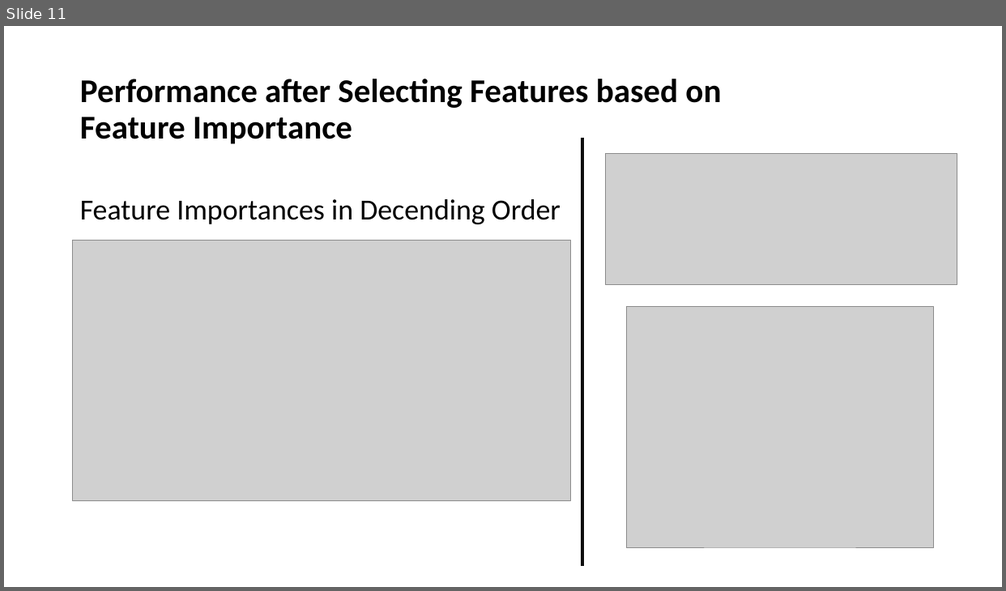
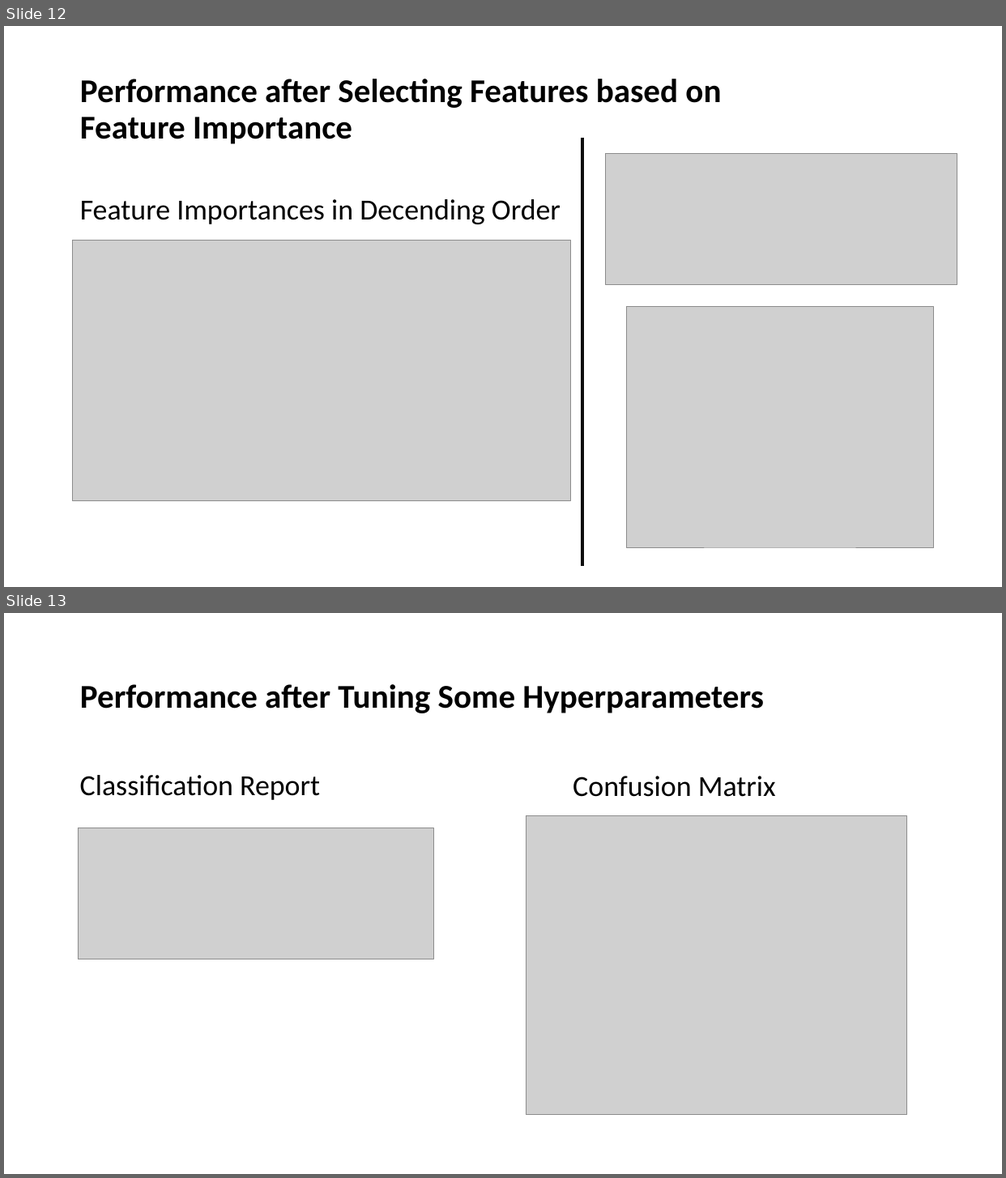
Before and after one commit to EshanJayasundara/Home-Credit-Default-Risk-Prediction, a slide deck: Home Credit Default Risk Prediction Presentation.pptx. Shown one above the other, each under a label of ours: slide 11 before the commit, slides 12 and 13 after it. The pictures are 1006x591 and 1006x1178 pixels, drawn with LibreOffice and Linux fonts; fonts in the diff are those of the drawing; grey boxes stand for pictures. Boxes give left, top, right and bottom in pixels: in the first picture for what was removed or moved away, otherwise in the second. Text is boxed around its words. In the diff, an @@ line names an element or a change of style, - is before the commit and + after.

```diff
--- a/Home Credit Default Risk Prediction Presentation.pptx
+++ b/Home Credit Default Risk Prediction Presentation.pptx
@@ slide 13 added at <box>4,613,1002,1174</box>, background #FFFFFF @@
@@ title added at <box>80,684,764,713</box>, 32 pt, text #000000, bold @@
+Performance after Tuning Some Hyperparameters
@@ text added at <box>80,775,320,800</box>, 28 pt, text #000000 @@
+Classification Report
@@ text added at <box>573,776,776,797</box>, 28 pt, text #000000 @@
+Confusion Matrix
@@ picture added at <box>78,828,434,960</box> @@
@@ picture added at <box>526,816,907,1115</box> @@
@@ what was slide 11 is now slide 12 @@
```
Also in this commit, not shown: 5 slides changed, 3 other slides added, 1 slide removed, 3 other files.
